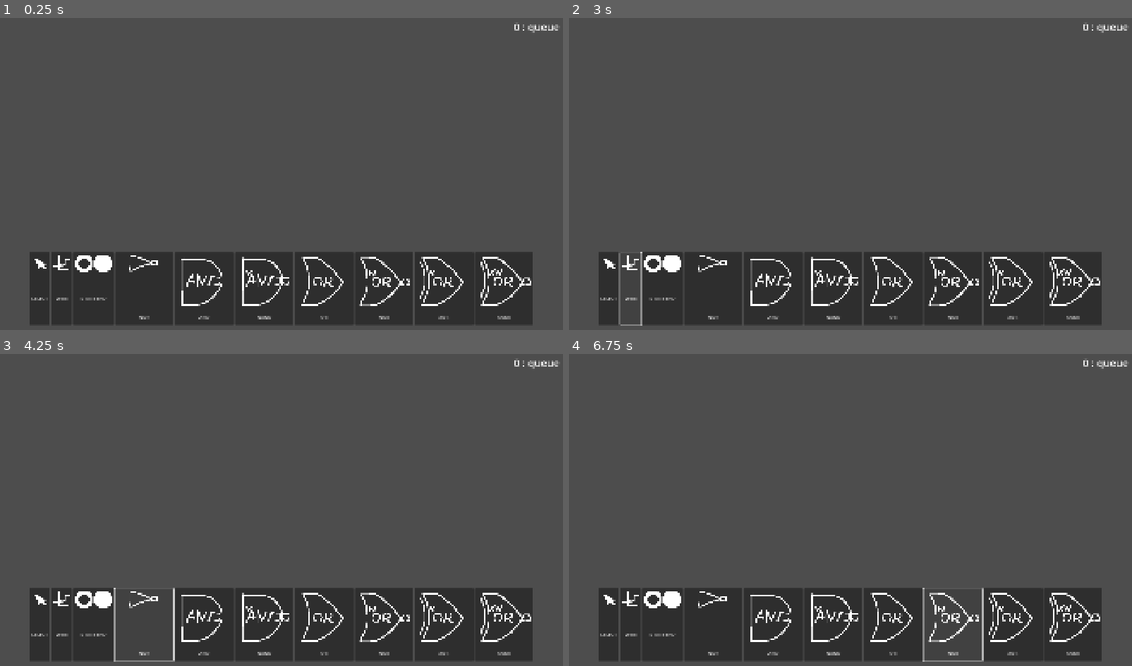
Above: before the commit, frames 1-4 (two rows, left to right).
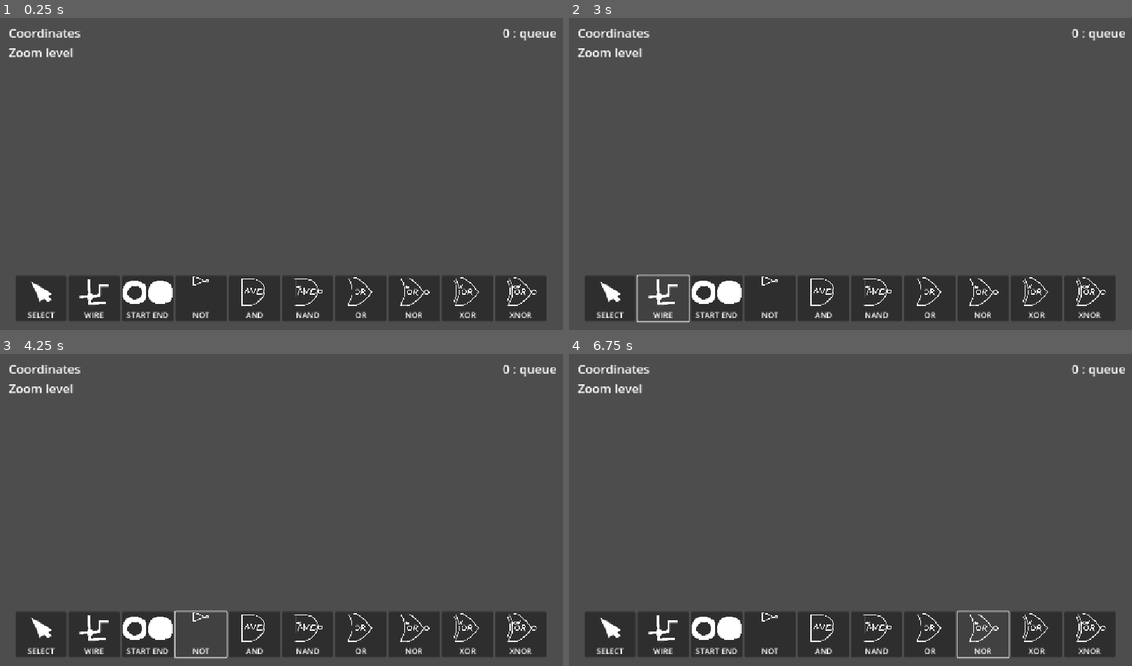
Above: after the commit, the same moments.

Repository: Aisudoragon/logic-gates
Game: Godot game, scene res://scenes/levels/playground/playground.tscn
Two runs of this game, one before a commit and one after it. Both use one fixed random seed, a clock stepped at 60 frames per second and the inputs below. The engine's default icon, where the game draws it, is replaced by a stand-in: a white triangle on a blue panel in a dark square.
Inputs (mouse positions are in pixels of both pictures, inside the frame that each line leads up to; where the layout moved, square brackets give the same spot in the first picture):
- Up to frame 1 (0.25 s): no input
- Up to frame 2 (3 s): click (715, 298) [664, 289] at 0.5 s; click (715, 298) [664, 289] at 1.25 s; click (608, 298) [608, 289] at 2 s; click (664, 298) [630, 289] at 2.75 s
- Up to frame 3 (4.25 s): click (202, 634) [146, 625] at 3.5 s
- Up to frame 4 (6.75 s): click (822, 634) [771, 625] at 4.25 s; click (878, 634) [833, 625] at 5 s; click (929, 634) [889, 625] at 5.75 s; click (985, 634) [951, 625] at 6.5 s

The runs differ from the first frame. In frame 1, 11% of the frame differs, in the area x 1-100%, y 2-99%; in frame 2, 11%; in frame 3, 11%; in frame 4, 11%.

Commit message:
Reworked UI buttons a little

Diff:
--- a/project.godot
+++ b/project.godot
@@ -30,10 +30,6 @@
 
 [display]
 
-window/size/viewport_width=1920
-window/size/viewport_height=1080
-window/size/window_width_override=1152
-window/size/window_height_override=648
 window/stretch/mode="canvas_items"
 window/stretch/aspect="expand"
 
--- a/scenes/interfaces/editor_interface.tscn
+++ b/scenes/interfaces/editor_interface.tscn
@@ -20,7 +20,9 @@
 anchor_top = 1.0
 anchor_right = 1.0
 anchor_bottom = 1.0
-offset_top = -138.0
+offset_left = 34.0
+offset_top = -113.0
+offset_right = -34.0
 offset_bottom = -20.0
 grow_horizontal = 2
 grow_vertical = 0
@@ -29,85 +31,265 @@
 
 [node name="SelectThings" type="Button" parent="HBoxContainer"]
 layout_mode = 2
+size_flags_horizontal = 3
+
+[node name="VBoxContainer" type="VBoxContainer" parent="HBoxContainer/SelectThings"]
+layout_mode = 1
+anchors_preset = 15
+anchor_right = 1.0
+anchor_bottom = 1.0
+grow_horizontal = 2
+grow_vertical = 2
+alignment = 1
+
+[node name="TextureRect" type="TextureRect" parent="HBoxContainer/SelectThings/VBoxContainer"]
+layout_mode = 2
+size_flags_vertical = 3
+texture = ExtResource("1_q7lvh")
+expand_mode = 1
+stretch_mode = 5
+
+[node name="Label" type="Label" parent="HBoxContainer/SelectThings/VBoxContainer"]
+layout_mode = 2
 text = "SELECT"
-icon = ExtResource("1_q7lvh")
-icon_alignment = 1
-vertical_icon_alignment = 0
+horizontal_alignment = 1
 
 [node name="DrawWire" type="Button" parent="HBoxContainer"]
 layout_mode = 2
+size_flags_horizontal = 3
+
+[node name="VBoxContainer" type="VBoxContainer" parent="HBoxContainer/DrawWire"]
+layout_mode = 1
+anchors_preset = 15
+anchor_right = 1.0
+anchor_bottom = 1.0
+grow_horizontal = 2
+grow_vertical = 2
+alignment = 1
+
+[node name="TextureRect" type="TextureRect" parent="HBoxContainer/DrawWire/VBoxContainer"]
+layout_mode = 2
+size_flags_vertical = 3
+texture = ExtResource("2_4grtn")
+expand_mode = 1
+stretch_mode = 5
+
+[node name="Label" type="Label" parent="HBoxContainer/DrawWire/VBoxContainer"]
+layout_mode = 2
 text = "WIRE"
-icon = ExtResource("2_4grtn")
-icon_alignment = 1
-vertical_icon_alignment = 0
+horizontal_alignment = 1
 
 [node name="PlaceStartEnd" type="Button" parent="HBoxContainer"]
 layout_mode = 2
+size_flags_horizontal = 3
+
+[node name="VBoxContainer" type="VBoxContainer" parent="HBoxContainer/PlaceStartEnd"]
+layout_mode = 1
+anchors_preset = 15
+anchor_right = 1.0
+anchor_bottom = 1.0
+grow_horizontal = 2
+grow_vertical = 2
+alignment = 1
+
+[node name="TextureRect" type="TextureRect" parent="HBoxContainer/PlaceStartEnd/VBoxContainer"]
+layout_mode = 2
+size_flags_vertical = 3
+texture = ExtResource("4_ngnnj")
+expand_mode = 1
+stretch_mode = 5
+
+[node name="Label" type="Label" parent="HBoxContainer/PlaceStartEnd/VBoxContainer"]
+layout_mode = 2
 text = "START END"
-icon = ExtResource("4_ngnnj")
-icon_alignment = 1
-vertical_icon_alignment = 0
+horizontal_alignment = 1
 
 [node name="PlaceNot" type="Button" parent="HBoxContainer"]
 layout_mode = 2
+size_flags_horizontal = 3
+
+[node name="VBoxContainer" type="VBoxContainer" parent="HBoxContainer/PlaceNot"]
+layout_mode = 1
+anchors_preset = 15
+anchor_right = 1.0
+anchor_bottom = 1.0
+grow_horizontal = 2
+grow_vertical = 2
+alignment = 1
+
+[node name="TextureRect" type="TextureRect" parent="HBoxContainer/PlaceNot/VBoxContainer"]
+layout_mode = 2
+size_flags_vertical = 3
+texture = ExtResource("5_wa0ej")
+expand_mode = 1
+stretch_mode = 5
+
+[node name="Label" type="Label" parent="HBoxContainer/PlaceNot/VBoxContainer"]
+layout_mode = 2
 text = "NOT"
-icon = ExtResource("5_wa0ej")
-icon_alignment = 1
-vertical_icon_alignment = 0
+horizontal_alignment = 1
 
 [node name="PlaceAnd" type="Button" parent="HBoxContainer"]
 layout_mode = 2
+size_flags_horizontal = 3
+
+[node name="VBoxContainer" type="VBoxContainer" parent="HBoxContainer/PlaceAnd"]
+layout_mode = 1
+anchors_preset = 15
+anchor_right = 1.0
+anchor_bottom = 1.0
+grow_horizontal = 2
+grow_vertical = 2
+alignment = 1
+
+[node name="TextureRect" type="TextureRect" parent="HBoxContainer/PlaceAnd/VBoxContainer"]
+layout_mode = 2
+size_flags_vertical = 3
+texture = ExtResource("6_0w0iy")
+expand_mode = 1
+stretch_mode = 5
+
+[node name="Label" type="Label" parent="HBoxContainer/PlaceAnd/VBoxContainer"]
+layout_mode = 2
 text = "AND"
-icon = ExtResource("6_0w0iy")
-icon_alignment = 1
-vertical_icon_alignment = 0
+horizontal_alignment = 1
 
 [node name="PlaceNand" type="Button" parent="HBoxContainer"]
 layout_mode = 2
+size_flags_horizontal = 3
+
+[node name="VBoxContainer" type="VBoxContainer" parent="HBoxContainer/PlaceNand"]
+layout_mode = 1
+anchors_preset = 15
+anchor_right = 1.0
+anchor_bottom = 1.0
+grow_horizontal = 2
+grow_vertical = 2
+alignment = 1
+
+[node name="TextureRect" type="TextureRect" parent="HBoxContainer/PlaceNand/VBoxContainer"]
+layout_mode = 2
+size_flags_vertical = 3
+texture = ExtResource("7_2lufr")
+expand_mode = 1
+stretch_mode = 5
+
+[node name="Label" type="Label" parent="HBoxContainer/PlaceNand/VBoxContainer"]
+layout_mode = 2
 text = "NAND"
-icon = ExtResource("7_2lufr")
-icon_alignment = 1
-vertical_icon_alignment = 0
+horizontal_alignment = 1
 
 [node name="PlaceOr" type="Button" parent="HBoxContainer"]
 layout_mode = 2
+size_flags_horizontal = 3
+
+[node name="VBoxContainer" type="VBoxContainer" parent="HBoxContainer/PlaceOr"]
+layout_mode = 1
+anchors_preset = 15
+anchor_right = 1.0
+anchor_bottom = 1.0
+grow_horizontal = 2
+grow_vertical = 2
+alignment = 1
+
+[node name="TextureRect" type="TextureRect" parent="HBoxContainer/PlaceOr/VBoxContainer"]
+layout_mode = 2
+size_flags_vertical = 3
+texture = ExtResource("8_rip62")
+expand_mode = 1
+stretch_mode = 5
+
+[node name="Label" type="Label" parent="HBoxContainer/PlaceOr/VBoxContainer"]
+layout_mode = 2
 text = "OR"
-icon = ExtResource("8_rip62")
-icon_alignment = 1
-vertical_icon_alignment = 0
+horizontal_alignment = 1
 
 [node name="PlaceNor" type="Button" parent="HBoxContainer"]
 layout_mode = 2
+size_flags_horizontal = 3
+
+[node name="VBoxContainer" type="VBoxContainer" parent="HBoxContainer/PlaceNor"]
+layout_mode = 1
+anchors_preset = 15
+anchor_right = 1.0
+anchor_bottom = 1.0
+grow_horizontal = 2
+grow_vertical = 2
+alignment = 1
+
+[node name="TextureRect" type="TextureRect" parent="HBoxContainer/PlaceNor/VBoxContainer"]
+layout_mode = 2
+size_flags_vertical = 3
+texture = ExtResource("9_4jvg5")
+expand_mode = 1
+stretch_mode = 5
+
+[node name="Label" type="Label" parent="HBoxContainer/PlaceNor/VBoxContainer"]
+layout_mode = 2
 text = "NOR"
-icon = ExtResource("9_4jvg5")
-icon_alignment = 1
-vertical_icon_alignment = 0
+horizontal_alignment = 1
 
 [node name="PlaceXor" type="Button" parent="HBoxContainer"]
 layout_mode = 2
+size_flags_horizontal = 3
+
+[node name="VBoxContainer" type="VBoxContainer" parent="HBoxContainer/PlaceXor"]
+layout_mode = 1
+anchors_preset = 15
+anchor_right = 1.0
+anchor_bottom = 1.0
+grow_horizontal = 2
+grow_vertical = 2
+alignment = 1
+
+[node name="TextureRect" type="TextureRect" parent="HBoxContainer/PlaceXor/VBoxContainer"]
+layout_mode = 2
+size_flags_vertical = 3
+texture = ExtResource("10_3xggy")
+expand_mode = 1
+stretch_mode = 5
+
+[node name="Label" type="Label" parent="HBoxContainer/PlaceXor/VBoxContainer"]
+layout_mode = 2
 text = "XOR"
-icon = ExtResource("10_3xggy")
-icon_alignment = 1
-vertical_icon_alignment = 0
+horizontal_alignment = 1
 
 [node name="PlaceXnor" type="Button" parent="HBoxContainer"]
 layout_mode = 2
+size_flags_horizontal = 3
+
+[node name="VBoxContainer" type="VBoxContainer" parent="HBoxContainer/PlaceXnor"]
+layout_mode = 1
+anchors_preset = 15
+anchor_right = 1.0
+anchor_bottom = 1.0
+grow_horizontal = 2
+grow_vertical = 2
+alignment = 1
+
+[node name="TextureRect" type="TextureRect" parent="HBoxContainer/PlaceXnor/VBoxContainer"]
+layout_mode = 2
+size_flags_vertical = 3
+texture = ExtResource("11_7acij")
+expand_mode = 1
+stretch_mode = 5
+
+[node name="Label" type="Label" parent="HBoxContainer/PlaceXnor/VBoxContainer"]
+layout_mode = 2
 text = "XNOR"
-icon = ExtResource("11_7acij")
-icon_alignment = 1
-vertical_icon_alignment = 0
+horizontal_alignment = 1
 
 [node name="DebugCoordinates" type="Label" parent="."]
-anchors_preset = -1
 offset_left = 20.0
 offset_top = 20.0
-theme_override_font_sizes/font_size = 35
+theme_override_font_sizes/font_size = 25
+text = "Coordinates"
 
 [node name="DebugZoomLevel" type="Label" parent="."]
-anchors_preset = -1
 offset_left = 20.0
 offset_top = 60.0
-theme_override_font_sizes/font_size = 35
+theme_override_font_sizes/font_size = 25
+text = "Zoom level"
 
 [node name="DebugQueueSize" type="Label" parent="."]
 anchors_preset = 1
@@ -118,7 +300,8 @@
 offset_right = -13.0
 offset_bottom = 43.0
 grow_horizontal = 0
-theme_override_font_sizes/font_size = 35
+theme_override_font_sizes/font_size = 25
+text = "Queue"
 
 [connection signal="pressed" from="HBoxContainer/SelectThings" to="." method="_on_select_things_pressed"]
 [connection signal="pressed" from="HBoxContainer/DrawWire" to="." method="_on_draw_wire_pressed"]
